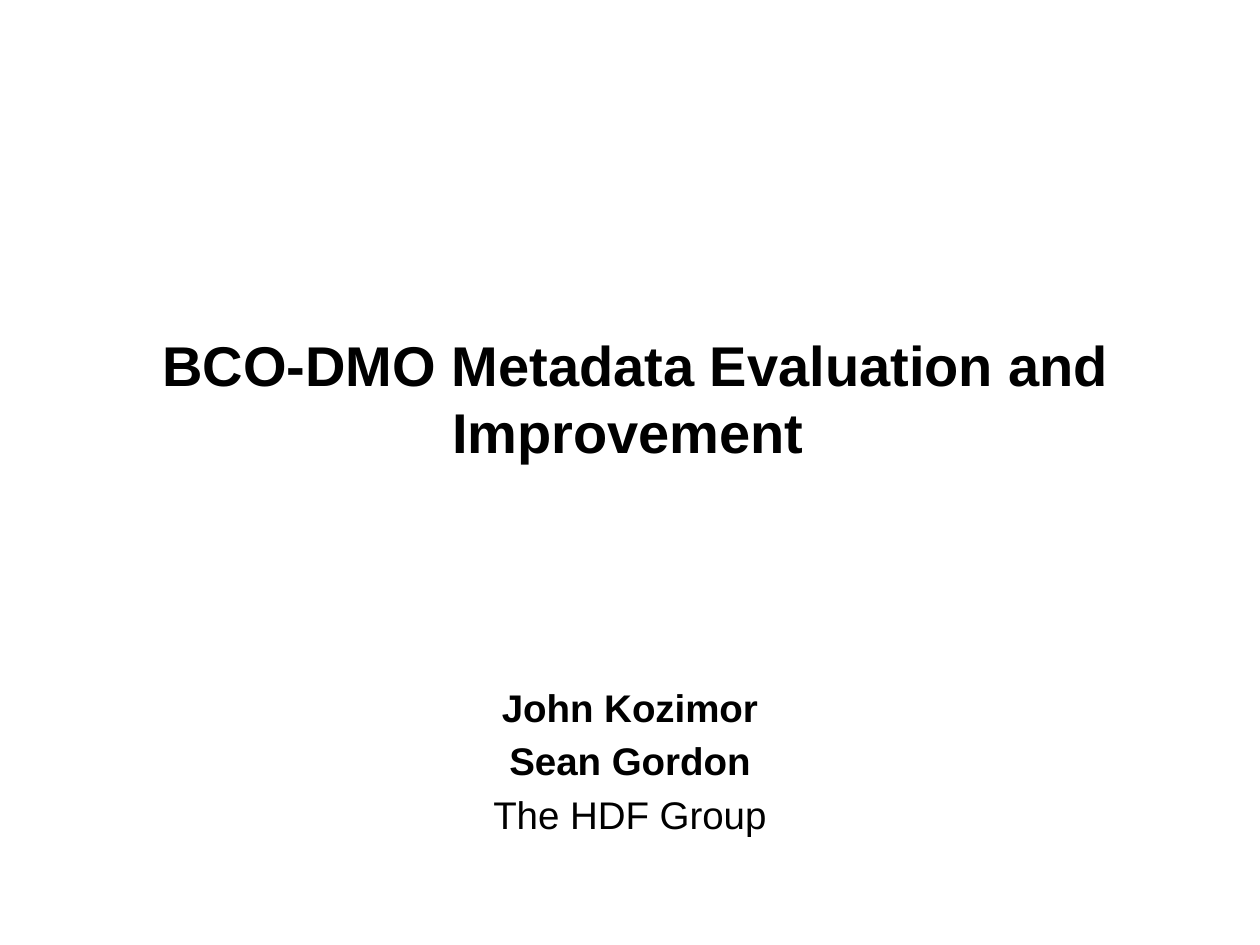
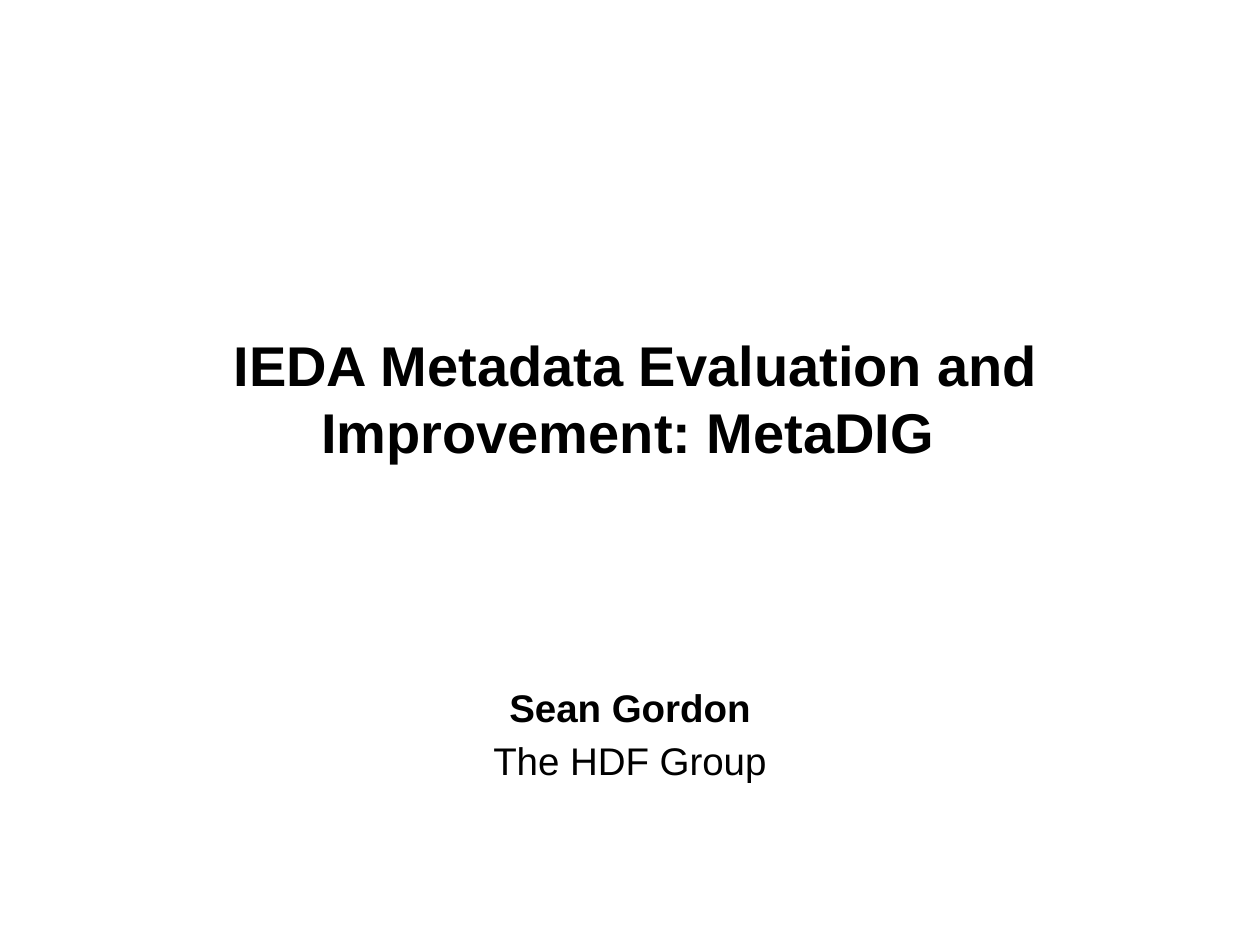
Before and after one commit to scgordon/ConceptMining, a slide deck: slide 1 of Presentations/IEDA_RAD_initial.pptx. Drawn at 1260x945 pixels with LibreOffice and Linux fonts; fonts in the diff are those of the drawing; background and template pictures are left out. Boxes give left, top, right and bottom in pixels: in the first picture for what was removed or moved away, otherwise in the second. Text is boxed around its words. In the diff, an @@ line names an element or a change of style, - is before the commit and + after.

Commit message:
directoryCleanupIEDAprep
Cleaned up RAD directory to make navigation easier. Testing IEDA
dashboards for bugs.

```diff
--- a/Presentations/IEDA_RAD_initial.pptx
+++ b/Presentations/IEDA_RAD_initial.pptx
@@ title at box(233, 345, 1037, 464): text changed @@
-BCO-DMO Metadata Evaluation and Improvement
+IEDA Metadata Evaluation and Improvement: MetaDIG
@@ subtitle at box(502, 694, 758, 723): paragraph removed @@
-John Kozimor
```
Also in this commit, not shown: 4 other slides changed, 12 other files.
